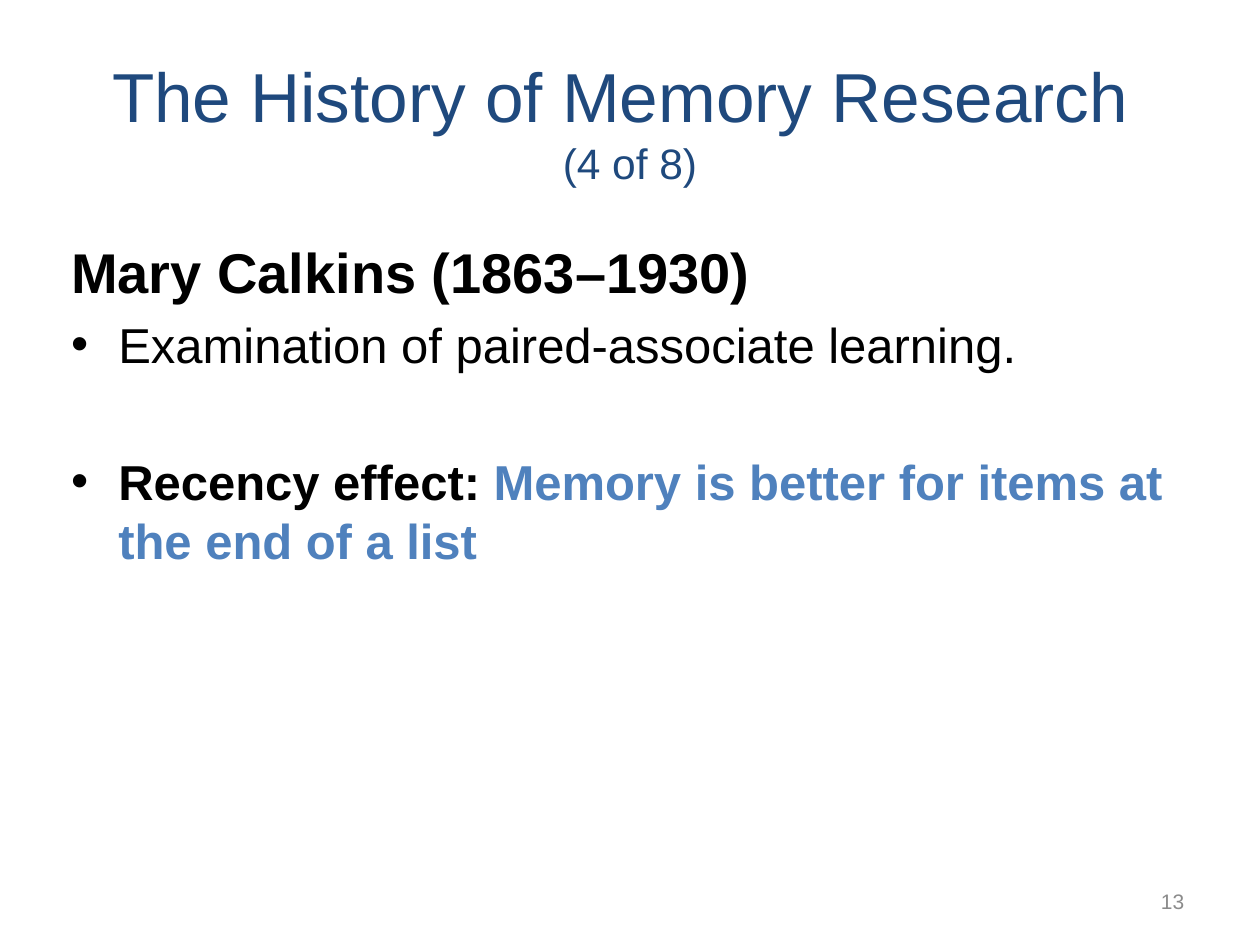
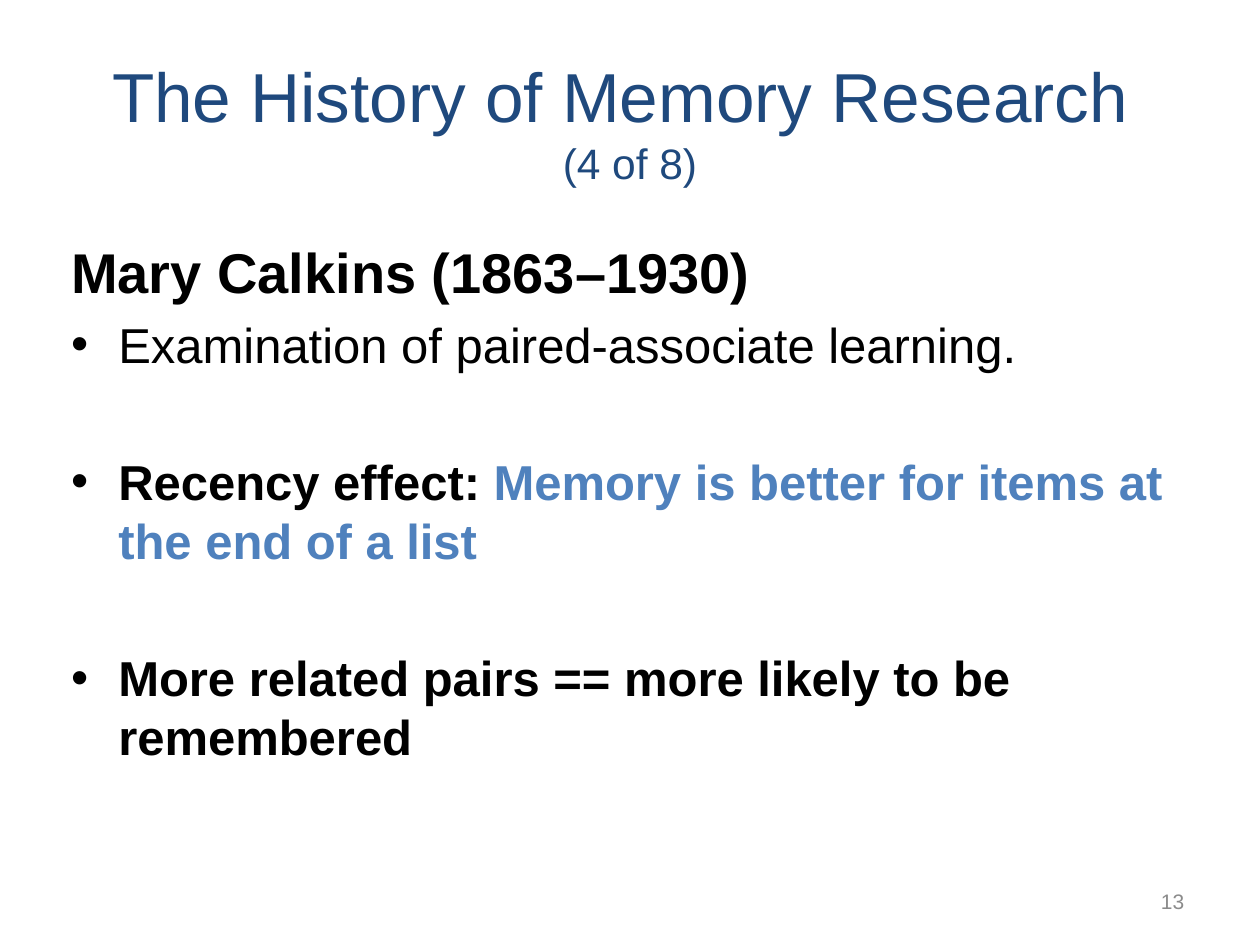
Before and after one commit to npm27/Teaching-Materials, a slide deck: slide 13 of Memory/Slides/Chapter 1.PPTX. Drawn at 1260x945 pixels with LibreOffice and Linux fonts; fonts in the diff are those of the drawing. Boxes give left, top, right and bottom in pixels: in the first picture for what was removed or moved away, otherwise in the second. Text is boxed around its words. In the diff, an @@ line names an element or a change of style, - is before the commit and + after.

```diff
--- a/Memory/Slides/Chapter 1.PPTX
+++ b/Memory/Slides/Chapter 1.PPTX
@@ text at (x1=118, y1=660, x2=1010, y2=756): paragraph added @@
+• More related pairs == more likely to be remembered
```
